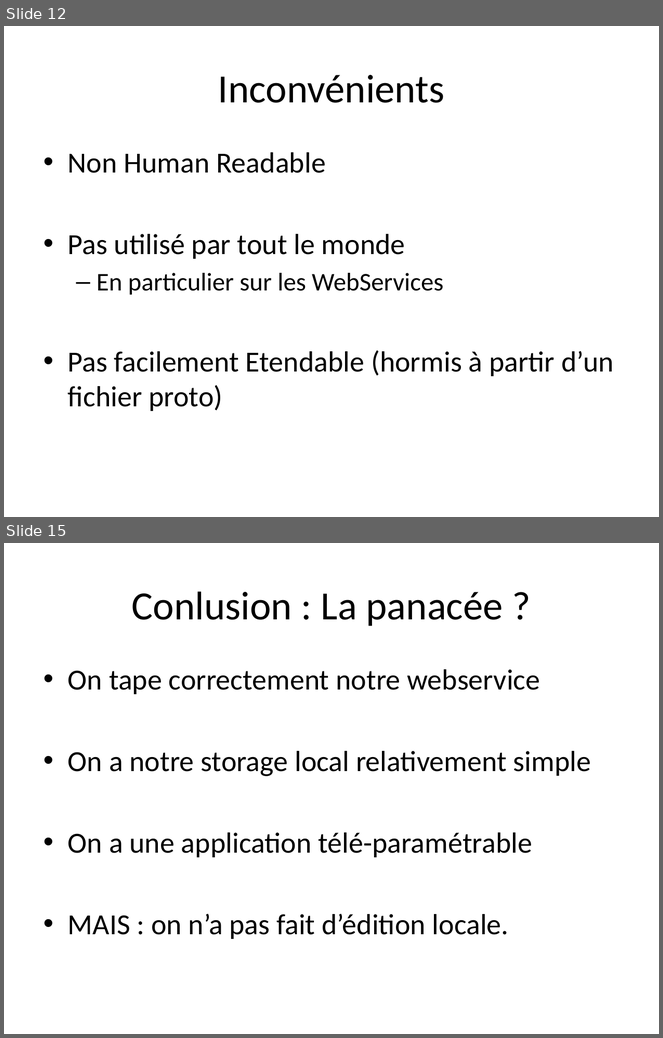
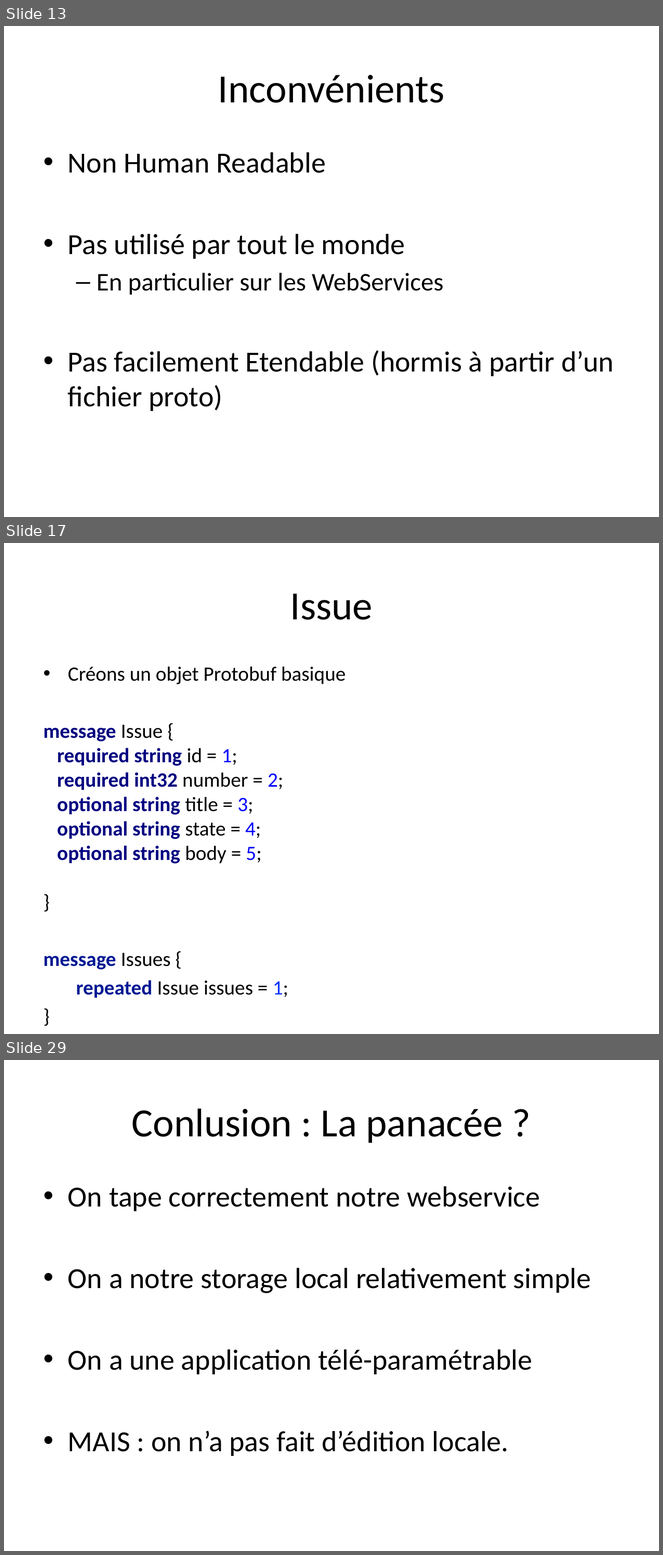
Before and after one commit to TheCopycat/protobuf-powered-android, a slide deck: protobuf-powered.pptx. Shown one above the other, each under a label of ours: slides 12 and 15 before the commit, slides 13, 17 and 29 after it; the slides between them are not shown. The pictures are 663x1038 and 663x1555 pixels, drawn with LibreOffice and Linux fonts; fonts in the diff are those of the drawing. Boxes give left, top, right and bottom in pixels: in the first picture for what was removed or moved away, otherwise in the second. Text is boxed around its words. In the diff, an @@ line names an element or a change of style, - is before the commit and + after.

```diff
--- a/protobuf-powered.pptx
+++ b/protobuf-powered.pptx
@@ slide 17 added at [4,543,659,1034], background #FFFFFF @@
@@ title added at [291,593,373,620], 44 pt, text #000000 @@
+Issue
@@ text added at [44,666,346,998], 22.4 pt, text #000000 @@
+• Créons un objet Protobuf basique
+message Issue {
+required string id = 1;
+required int32 number = 2;
+optional string title = 3;
+optional string state = 4;
+optional string body = 5;
+}
+message Issues {
+repeated Issue issues = 1;
+}
@@ what was slide 12 is now slide 13 @@
@@ what was slide 15 is now slide 29 @@
```
Also in this commit, not shown: 5 slides changed, 13 other slides added.
